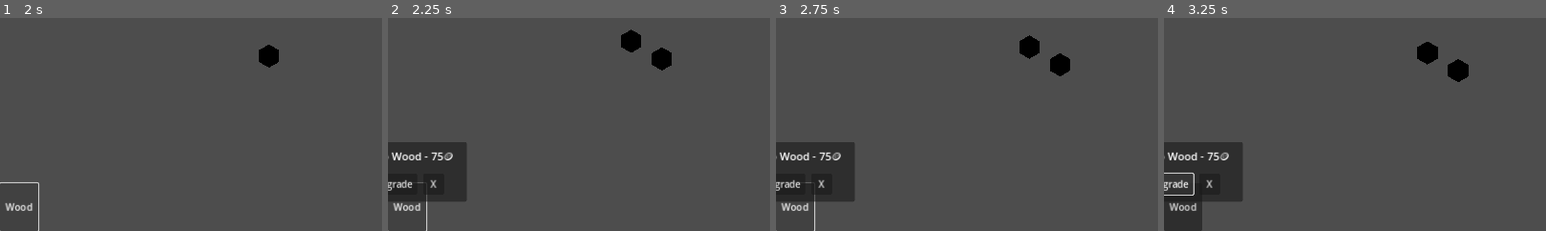
Above: before the commit, frames 1-4 (left to right).
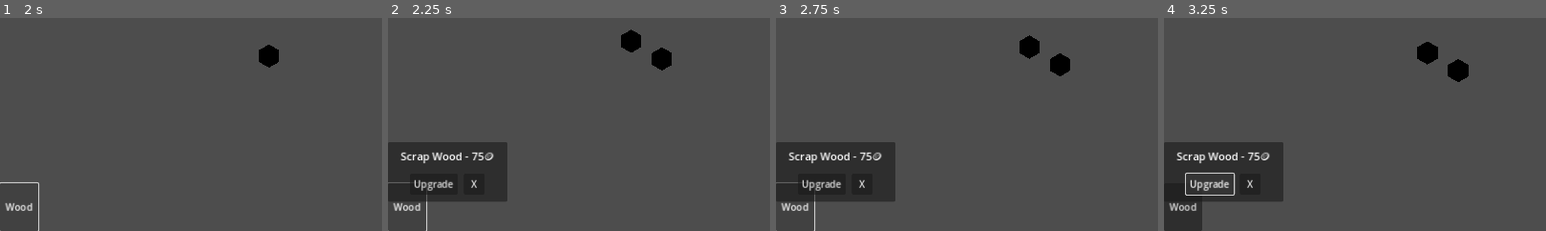
Above: after the commit, the same moments.

Repository: LoomDeBWiles/block-defense
Game: Godot game, scene res://scenes/main.tscn
The game is run twice, just before and just after one commit, with the same random seed, the same clock (stepped at 60 frames per second) and the same inputs.
Inputs:
- Up to frame 1 (2 s): click "START WAVE" at 0.5 s; click "Wood" at 1.25 s
- Up to frame 2 (2.25 s): click "Wood" at 2 s
- Up to frame 3 (2.75 s): no input
- Up to frame 4 (3.25 s): click "Upgrade" at 2.75 s
The pictures show only the part of the screen within x 0-50%, y 50-100%; the shares and areas given below are measured in that part.

Frame 1 is identical in both runs. In frame 2, 3.8% of the frame differs, in the area x 0-32%, y 58-87%; in frame 3, 3.8%; in frame 4, 4.1%.

Commit message:
bug(BD-vwg): Clamp upgrade popup position to viewport bounds
Popup could appear cut off when tower is near viewport edges. Added
clamping to keep popup fully visible within the viewport.

🤖 Generated with [Claude Code](https://claude.com/claude-code)

Co-Authored-By: Claude Opus 4.5 <noreply@anthropic.com>

Diff:
--- a/scripts/ui/upgrade_popup.gd
+++ b/scripts/ui/upgrade_popup.gd
@@ -104,7 +104,15 @@
 	var tower_pos := _current_tower.global_position + Vector3(0, 1.5, 0)
 	var screen_pos := _camera.unproject_position(tower_pos)
 
-	position = screen_pos - custom_minimum_size / 2
+	# Center on tower position
+	var pos := screen_pos - custom_minimum_size / 2
+
+	# Clamp to viewport bounds
+	var viewport_size := get_viewport().get_visible_rect().size
+	pos.x = clampf(pos.x, 0, viewport_size.x - custom_minimum_size.x)
+	pos.y = clampf(pos.y, 0, viewport_size.y - custom_minimum_size.y)
+
+	position = pos
 
 
 func _on_upgrade_button_pressed() -> void:
